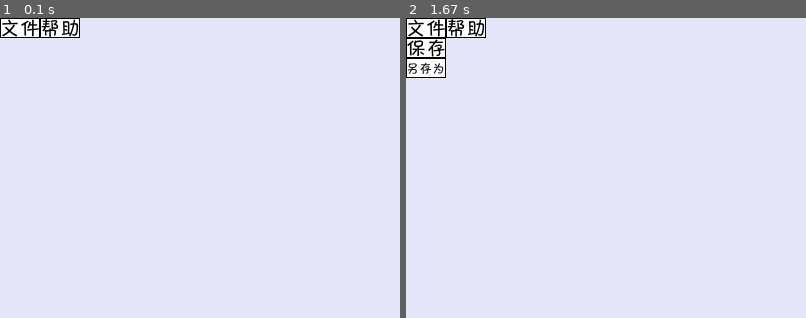
Above: before the commit, frames 1-2 (left to right).
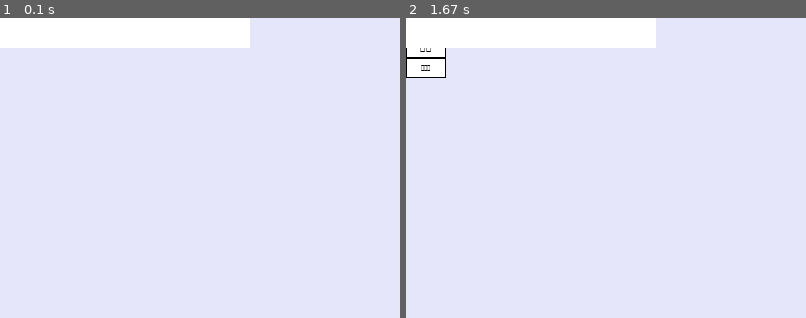
Above: after the commit, the same moments.

Repository: cjj1024/pygame-gui
Game: pygame game, started from main.py
The game is run twice, just before and just after one commit, with the same random seed, the same clock (stepped at 60 frames per second) and the same inputs.
Inputs (mouse positions are % of the whole screen's width and height, from its top left):
- Up to frame 1 (0.1 s): no input
- Up to frame 2 (1.67 s): press the mouse at (2, 2) at 0.37 s; move the mouse to (24, 12) at 0.47 s; release the mouse at (46, 23) at 0.6 s; hold Backspace 0.67-1.13 s; click (37, 57) at 1.22 s
The pictures show only the part of the screen within x 0-50%, y 0-50%; the shares and areas given below are measured in that part.

The runs differ from the first frame. In frame 1, 5.6% of the frame differs, in the area x 0-63%, y 0-10%; in frame 2, 5.7%, in the area x 0-63%, y 0-19%.

Commit message:
inputbox

Diff:
--- a/button.py
+++ b/button.py
@@ -7,7 +7,7 @@
     def __init__(self, pos=INIT_BUTTON_POS, size=INIT_BUTTON_SIZE, text=INIT_BUTTON_TEXT,
                  text_size=INIT_BUTTON_TEXT_SIZE, text_color=INIT_BUTTON_TEXT_COLOR,
                  normal_image=None, hover_image=None, active_image=None):
-        ClickableObject.__init__(self, size=size, pos=pos, text=text, text_size=text_size, text_color=text_color)
+        ClickableObject.__init__(self, size=size, text=text, text_size=text_size, text_color=text_color)
 
         # 按钮正常颜色, 悬浮颜色, 点击颜色
         self.normal_color = INIT_BUTTON_NORMAL_COLOR
--- a/clickableobject.py
+++ b/clickableobject.py
@@ -6,18 +6,21 @@
 
 class ClickableObject(pygame.sprite.Sprite):
     def __init__(self, size=INIT_CLICKABLE_OBJECT_SIZE, pos=INIT_CLICKABLE_OBJECT_POS,
+                 color=INIT_CLICKABLE_OBJECT_COLOR,
                  text=None, text_size=INIT_MENUITEM_TEXT_SIZE, text_color=INIT_MENUITEM_TEXT_COLOR):
         pygame.sprite.Sprite.__init__(self)
 
         self.size = size
+        self.color = color
         self.image = pygame.Surface(self.size)
-        self.image.fill(INIT_CLICKABLE_OBJECT_COLOR)
+        self.image.fill(self.color)
+        self.text_image = None
         self.rect = self.image.get_rect()
         self.rect.x, self.rect.y = pos
 
         self.change_status = False
 
-        if text:
+        if text != None:
             # 按钮文字
             self.text = text
             # 按钮文字大小
@@ -30,18 +33,24 @@
 
 
     def init_text(self):
-        # 如果文字大小超过按钮大小， 则使用按钮的size
+        if self.text == '':
+            return
+
+        # 如果文字大小超过控件大小， 则使用控件的size
         if self.rect.width / len(list(self.text)) > self.text_size:
             self.text_size = self.text_size
         else:
             self.text_size = int(self.rect.width / len(list(self.text)))
 
-        self.font = pygame.font.Font('./res/minicanton.TTF', self.text_size)
+        self.font = pygame.font.Font('./res/fatrolling.TTF', self.text_size)
         self.text_image = self.font.render(self.text, True, self.text_color)
 
 
     # 把背景图片与文字合并起来
     def set_image(self, img):
+        if not self.text_image:
+            return
+
         self.image = img.copy()
         # 使文字在图片中央
         offset_x = int((self.image.get_width() - self.text_image.get_width()) / 2)
@@ -65,7 +74,8 @@
             self.active()
         self.change_status = False
 
-    def check_event(self, event):
+
+    def process_event(self, event):
         if event.type == pygame.QUIT:
             sys.exit(0)
         elif event.type == pygame.MOUSEMOTION:
--- a/constant.py
+++ b/constant.py
@@ -60,3 +60,12 @@
 # 默认菜单栏属性
 # 默认菜单栏位置
 INIT_MENUBAR_POS =          (0, 0)
+
+
+# 默认输入框属性
+# 默认输入框大小
+INIT_INPUTBOX_SIZE =            (250, 30)
+INIT_INPUTBOX_POS =             (0, 0)
+INIT_INPUTBOX_TEXT =            ''
+INIT_INPUTBOX_COLOR =           WHITE
+INIT_INPUTBOX_TEXT_COLOR =      BLACK
--- a/gui.py
+++ b/gui.py
@@ -6,6 +6,7 @@
     def __init__(self):
         self.button_group = pygame.sprite.Group()
         self.menubar_group = pygame.sprite.Group()
+        self.inputbox_group = pygame.sprite.Group()
 
 
     def add_button(self, button):
@@ -16,10 +17,16 @@
         self.menubar_group.add(menubar)
 
 
+    def add_inputbox(self, inputbox):
+        self.inputbox_group.add(inputbox)
+
+
     def update(self, screen):
         self.button_group.update()
         self.button_group.draw(screen)
         self.menubar_group.update(screen)
+        self.inputbox_group.update()
+        self.inputbox_group.draw(screen)
         self.check_event()
 
 
@@ -27,6 +34,8 @@
     def check_event(self):
         for event in pygame.event.get():
             for button in self.button_group:
-                button.check_event(event)
+                button.process_event(event)
             for menubar in self.menubar_group:
-                menubar.check_event(event)
+                menubar.process_event(event)
+            for inputbox in self.inputbox_group:
+                inputbox.process_event(event)
--- /dev/null
+++ b/inputbox.py
@@ -0,0 +1,43 @@
+import pygame
+
+from clickableobject import *
+from constant import *
+
+
+class InputBox(ClickableObject):
+    def __init__(self, size=INIT_INPUTBOX_SIZE, pos=INIT_INPUTBOX_POS, color=INIT_INPUTBOX_COLOR,
+                 text=INIT_INPUTBOX_TEXT, text_color=INIT_INPUTBOX_TEXT_COLOR):
+        ClickableObject.__init__(self, size=size, color=color, text=text, text_color=text_color)
+
+        self.rect.x, self.rect.y = pos
+
+        self.background_image = self.image.copy()
+
+        self.is_enable_input = False
+
+
+    def get_input(self, key):
+        # 退格键
+        if key == pygame.K_BACKSPACE:
+            self.text = self.text[:-1]
+        # 48 - 57 为数字 0 - 9
+        # 97 - 122 为字母 'a' - 'z'
+        elif key >= 97 and key <= 122 or key >= 48 and key <= 57:
+            self.text += chr(key)
+
+        print(self.text)
+        self.init_text()
+        self.set_image(self.background_image.copy())
+
+
+    def process_event(self, event):
+        super().process_event(event)
+
+        if event.type == pygame.MOUSEBUTTONDOWN:
+            x, y = event.pos
+            if self.is_in_object_area(x, y):
+                self.is_enable_input = True
+            else:
+                self.is_enable_input = False
+        elif event.type == pygame.KEYDOWN and self.is_enable_input:
+            self.get_input(event.key)
--- a/main.py
+++ b/main.py
@@ -3,6 +3,7 @@
 from menuitem import *
 from menubar import *
 from menu import *
+from inputbox import *
 
 pygame.init()
 screen = pygame.display.set_mode((800, 600))
@@ -33,11 +34,14 @@
 
     menu2 = Menu(text='帮助')
     menubar.add_menu(menu2)
-    menu2.add_menuitem(MenuItem(text='关于'))
+    menu2.add_menuitem(MenuItem(text='About'))
     menu2.add_menuitem(MenuItem(text='退出'))
 
     gui.add_menubar(menubar)
 
+
+    inputbox = InputBox()
+    gui.add_inputbox(inputbox)
 
 
 
--- a/menu.py
+++ b/menu.py
@@ -8,7 +8,7 @@
 class Menu(ClickableObject):
     def __init__(self, size=INIT_MENUITEM_SIZE, pos=INIT_MENUITEM_POS,
                  text=None, text_size=INIT_MENUITEM_TEXT_SIZE, text_color=INIT_MENUITEM_TEXT_COLOR):
-        ClickableObject.__init__(self, size=size, pos=pos, text=text, text_size=text_size, text_color=text_color)
+        ClickableObject.__init__(self, size=size, text=text, text_size=text_size, text_color=text_color)
 
         pygame.draw.rect(self.image, BLACK, (0, 0, self.image.get_width(), self.image.get_height()), 1)
 
@@ -32,10 +32,8 @@
         menuitem.rect.x = self.rect.x
         menuitem.rect.y = self.rect.y + self.total_height
         self.total_height += menuitem.rect.height
-        print(menuitem.text, menuitem.rect.y)
         self.menuitem_group.add(menuitem)
 
 
     def active(self):
         self.is_expand = not self.is_expand
-        print(self.is_expand)
--- a/menubar.py
+++ b/menubar.py
@@ -13,6 +13,8 @@
 
         self.total_width = 0
 
+        self.rect.x, self.rect.y = pos
+
 
     def add_menu(self, menu):
         menu.rect.x = self.rect.x + self.total_width
@@ -26,8 +28,8 @@
         self.menu_group.draw(screen)
 
 
-    def check_event(self, event):
-        super().check_event(event)
+    def process_event(self, event):
+        super().process_event(event)
 
         for menu in self.menu_group:
-            menu.check_event(event)
+            menu.process_event(event)
--- a/menuitem.py
+++ b/menuitem.py
@@ -5,7 +5,7 @@
 class MenuItem(ClickableObject):
     def __init__(self, size=INIT_MENUITEM_SIZE, pos=INIT_MENUITEM_POS,
                  text=None, text_size=INIT_MENUITEM_TEXT_SIZE, text_color=INIT_MENUITEM_TEXT_COLOR):
-        ClickableObject.__init__(self, size=size, pos=pos, text=text, text_size=text_size, text_color=text_color)
+        ClickableObject.__init__(self, size=size, text=text, text_size=text_size, text_color=text_color)
 
         pygame.draw.rect(self.image, BLACK, (0, 0, self.image.get_width(), self.image.get_height()), 1)
 
Binary file removed: res/minicanton.TTF
